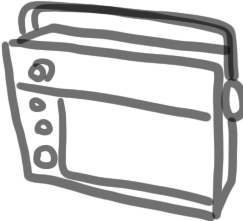
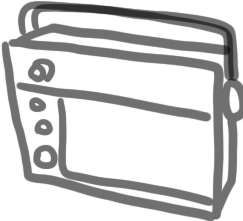
Before/after of a w=243, h=221 layered artwork. What changed in the layer stack:
painted on "Layer 1" over bbox(16, 28, 238, 218)
